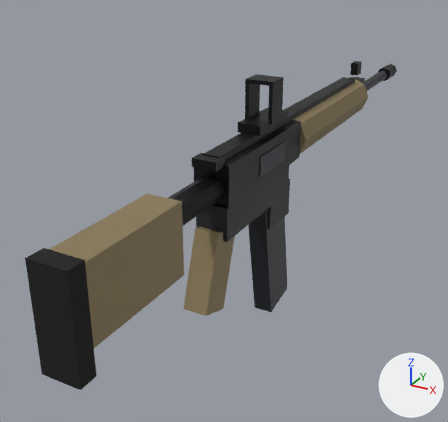
One commit to the glTF model public/models/rifle.glb: the scene before it, then after it.
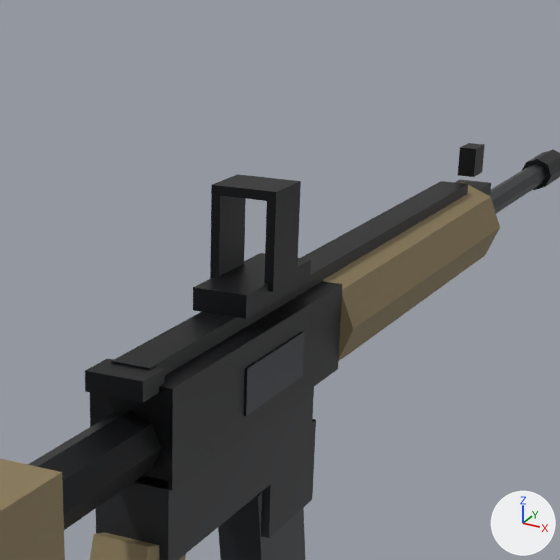
There are two pictures of each version: one whole from a camera (50 mm lens) standing at (0.317, -0.587, 0.28) and looking at (-0.08, 0.135, -0.081), one close up on the part from 35% to 88% of the width and 0% to 57% of the height. The axes (+X, +Y, +Z) are drawn at lower right. The lights are the same throughout. The first two pictures are the older version. Vertices at exactly the same position are counted once.

In view in the first close-up: 'rifle'.
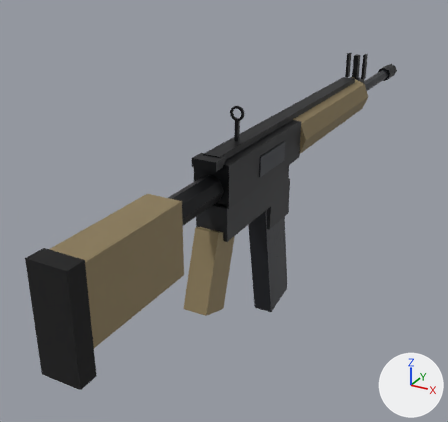
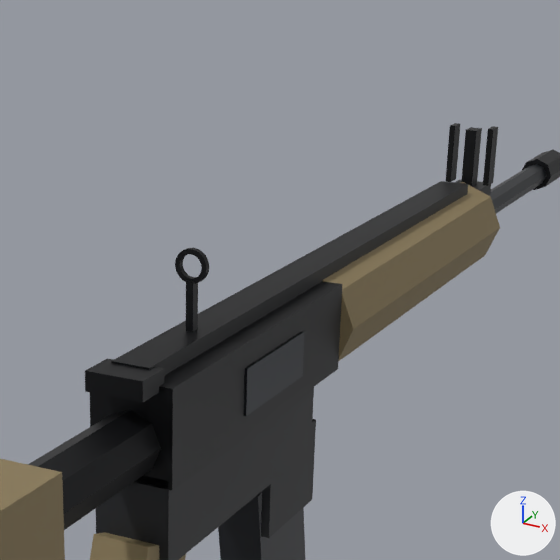
Changed parts and their boxes [x1, y1, x2, y2] in the close-ups (560 x 560 px):
'rifle', reshaped
    before: [0, 143, 560, 560]
    after: [0, 123, 560, 560]
part 1 of me_rifle, added (black)
    after: [461, 127, 482, 186]
part 2 of me_rifle, added (black)
    after: [446, 123, 460, 182]
part 3 of me_rifle, added (black)
    after: [483, 126, 498, 186]
part 4 of me_rifle, added (black)
    after: [186, 280, 198, 332]
part 5 of me_rifle, added (black)
    after: [175, 248, 209, 284]
part 6 of me_rifle, deleted (black)
    before: [210, 174, 301, 292]
part 7 of me_rifle, deleted (black)
    before: [458, 143, 485, 177]
part 8 of me_rifle, deleted (black)
    before: [193, 253, 311, 319]

The edits, one by one:
me_rifle is used by ob_rifle; location (0.0, 0.0, 0.0).
me_rifle had 212 vertices, 340 faces and spanned x -0.03..0.03, y -0.29..0.69, z -0.207..0.127.
me_rifle now has 304 vertices, 520 faces and spans x -0.03..0.03, y -0.29..0.69, z -0.207..0.108.
me_rifle part 1: a new loose piece, a box spanning x -0.004..0.004, y 0.449..0.461, z 0.06..0.1, in mat_dark (black #1b1c1f).
me_rifle part 2: a new loose piece, a box spanning x -0.016..-0.012, y 0.449..0.461, z 0.062..0.102, in mat_dark (black #1b1c1f).
me_rifle part 3: a new loose piece, a box spanning x 0.012..0.016, y 0.449..0.461, z 0.062..0.102, in mat_dark (black #1b1c1f).
me_rifle part 4: a new loose piece, a box spanning x -0.002..0.002, y 0.0175..0.0225, z 0.067..0.093, in mat_dark (black #1b1c1f).
me_rifle part 5: a new loose piece of 96 vertices spanning x -0.009..0.009, y 0.019..0.022, z 0.091..0.108, in mat_dark (black #1b1c1f).
me_rifle part 6: the loose piece of 20 vertices spanning x -0.018..0.018, y 0.075..0.105, z 0.076..0.127 is deleted.
me_rifle part 7: the loose piece of 8 vertices spanning x -0.006..0.006, y 0.445..0.465, z 0.068..0.088 is deleted.
me_rifle part 8: the loose piece of 8 vertices spanning x -0.015..0.015, y 0.05..0.13, z 0.068..0.08 is deleted.
